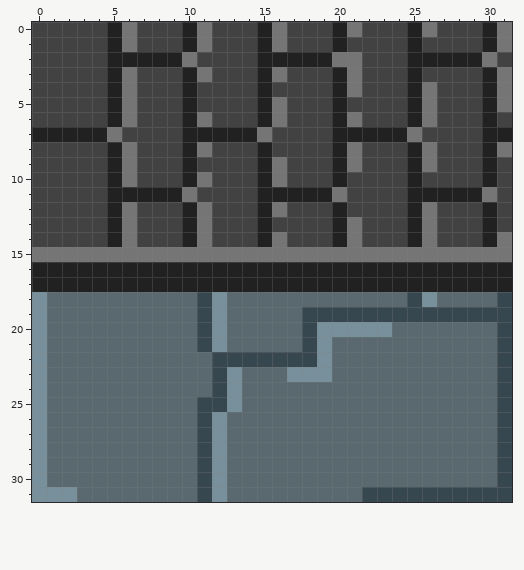
File history of a pixel-art sprite, Silentium/Assets/Visuals/Tiles/Street_pavconnect_top.png. That is the earlier state.
The file is 32x32 pixels.
Now the later version:
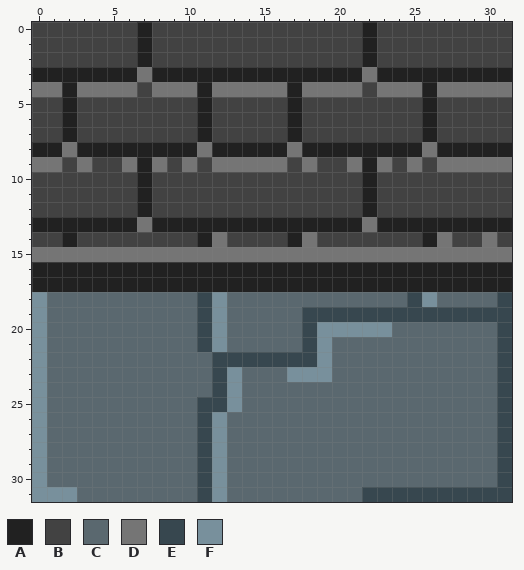
Palette (. is transparent): A #212121  B #424242  C #5a686f  D #757575  E #37474f  F #78909c
Difference:
Changed rows in their new state; - is an unchanged pixel.
first column x 0:
 0 -----BBA--BB---BB---BBA--BB---BB
 1 -----BBA--BB---BB---B-A--B----BB
 2 -----BB-BBB----BBBBBBBA--BBBBBB-
 3 AAAAA-ADAA-AAAA-AAAA-ADAA-AAAA-A
 4 DDADDD--DDDADDDDDADDD--DDDADDDD-
 5 --A--BB---BA---BBA--B----BA---BB
 6 --A--BB---BA---BBA--BB---BA---B-
 7 BB-BBB----B-BBBB-A--BBBBBBA---BB
 8 AADAA-AAAA--AAA-ADAA-AAAA--AAA-A
 9 DD-D-B-AD-D-DDDD--D-B-AD-DBDDDDD
10 -----BBA--BB---BB---B-A--B----B-
11 -----BB-BBB----BBBBBB-A--BBBBBB-
12 -----BBA--BB---BB---B-A--BB---B-
13 AAAAA-ADAA-AAAA-AAAA-ADAA-AAAA-A
14 --A--BB---BAD--BBAD-BB---BAD--DB
Where, in picture pixels (left, top, right, bottom), the same in both pictures:
changed: (32, 22, 512, 247)
